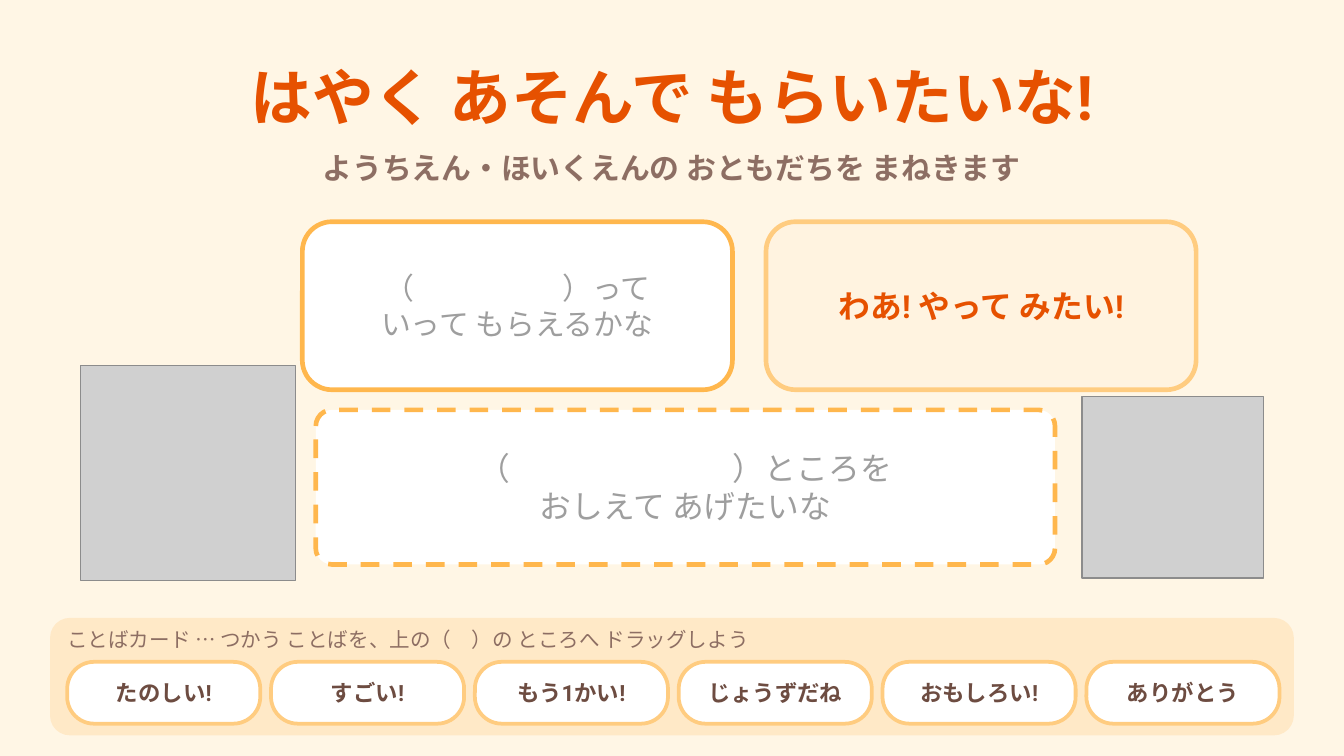
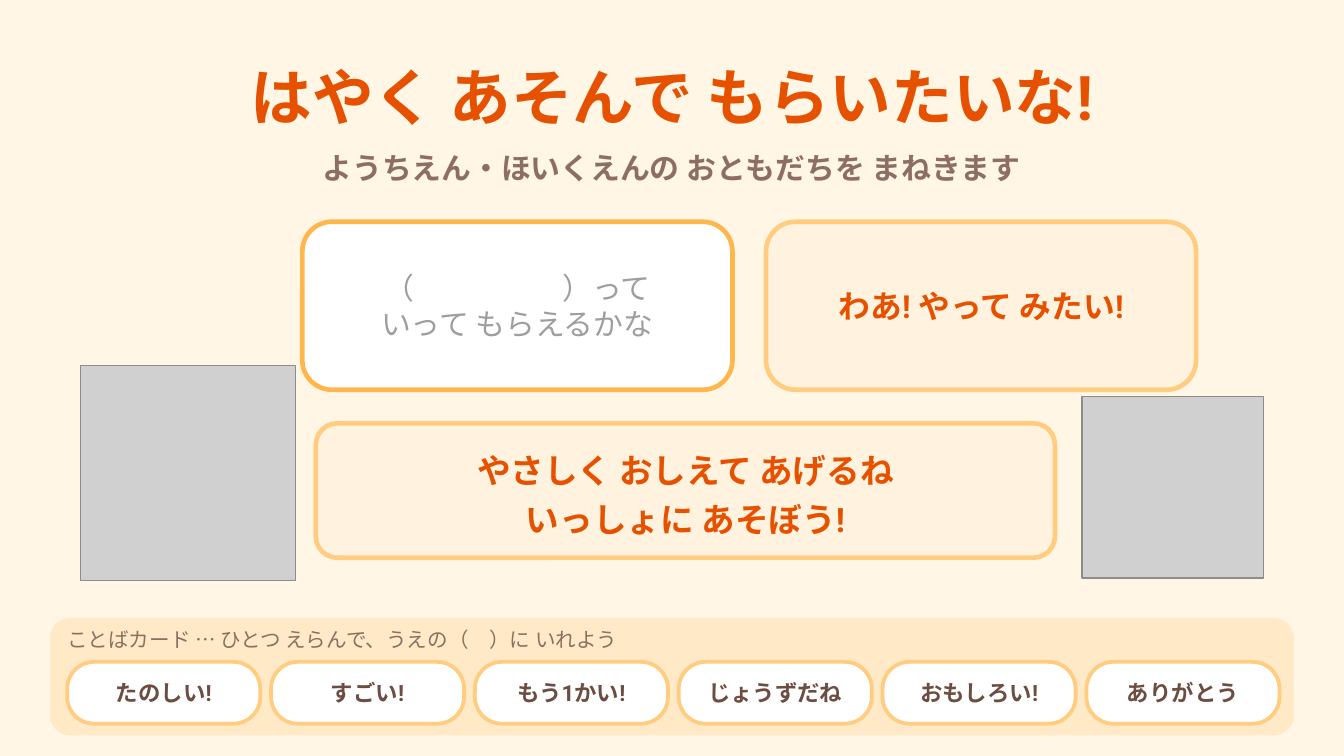
Before and after one commit to Erica-sensei/happyo-maker, a slide deck: slide 13 of canva/aki-omocha-template.pptx. Drawn at 1344x756 pixels with LibreOffice and Linux fonts; fonts in the diff are those of the drawing; grey boxes stand for pictures. Boxes give left, top, right and bottom in pixels: in the first picture for what was removed or moved away, otherwise in the second. Text is boxed around its words. In the diff, an @@ line names an element or a change of style, - is before the commit and + after.

```diff
--- a/canva/aki-omocha-template.pptx
+++ b/canva/aki-omocha-template.pptx
@@ rounded rectangle resized from (x1=316, y1=410, x2=1055, y2=564) to (x1=316, y1=423, x2=1055, y2=558) @@
@@ rounded rectangle at (x1=316, y1=423, x2=1055, y2=558): fill #FFFFFF to #FFF3E0; outline #FFB74D 2.5 pt dashed to #FFCC80 2.5 pt; proportions changed @@
@@ text at (x1=477, y1=455, x2=893, y2=535): text changed; size 17 to 18 pt; text colour #9E9E9E to #E65100; bold on @@
-（ ）ところを
-おしえて あげたいな
+やさしく おしえて あげるね
+いっしょに あそぼう!
@@ text at (x1=67, y1=629, x2=617, y2=649): text changed @@
-ことばカード … つかう ことばを、上の（ ）の ところへ ドラッグしよう
+ことばカード … ひとつ えらんで、うえの（ ）に いれよう
```
